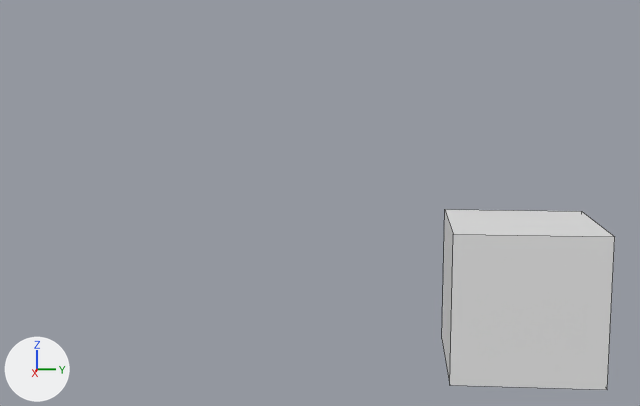
The Blender file particles.blend, before and after one commit.
The view is the same before and after, from a 50 mm lens placed at (12.19, -1.77, 3.09), pointed at (-2.54, -2.99, 0.84). Arrows for +X, +Y and +Z are at lower left; the lights stay in place. Mesh edges are drawn as thin lines.

The scene before the commit, as lines of its bpy script (objects in view):
```python
me_cube_001 = bpy.data.meshes.new('Cube.001')
me_cube_001.from_pydata(...)  # a box spanning x -1.0..1.0, y -1.0..1.0, z -1.0..1.0
ob_cube = bpy.data.objects.new('Cube', me_cube_001)
ob_cube.location = (0.0, 0.0, 0.0)
```
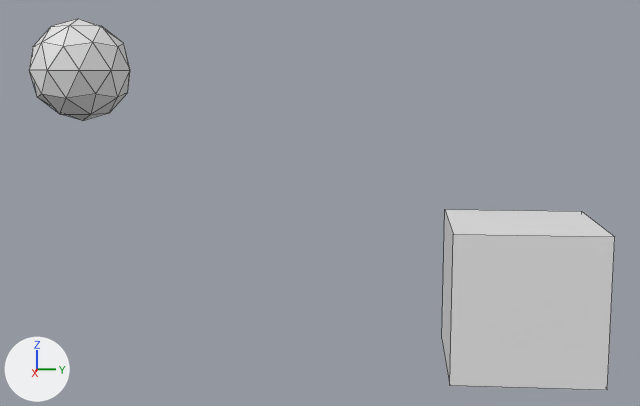
Diff of the bpy script that builds the scene:
```diff
--- a/particles.blend.py
+++ b/particles.blend.py
@@ me_icosphere @@
+me_icosphere.from_pydata(...)  # an icosphere of 80 faces spanning x -0.95..0.95, y -1.0..1.0, z -1.0..1.0
@@ ob_icosphere @@
+ob_icosphere = bpy.data.objects.new('Icosphere', me_icosphere)
+ob_icosphere.location = (-5.18, -7.97, 3.04)
```

Pixel boxes [x1, y1, x2, y2] of what changed, in the pictures (640 x 406 px):
'Icosphere', added: after [29, 19, 130, 120]
